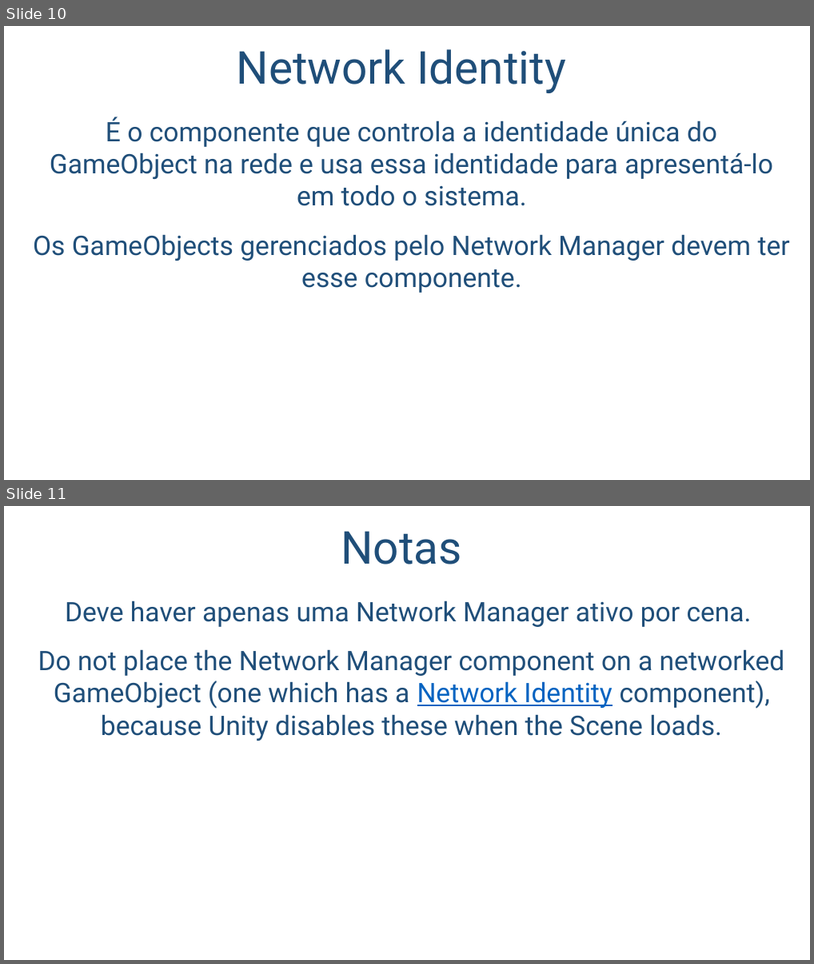
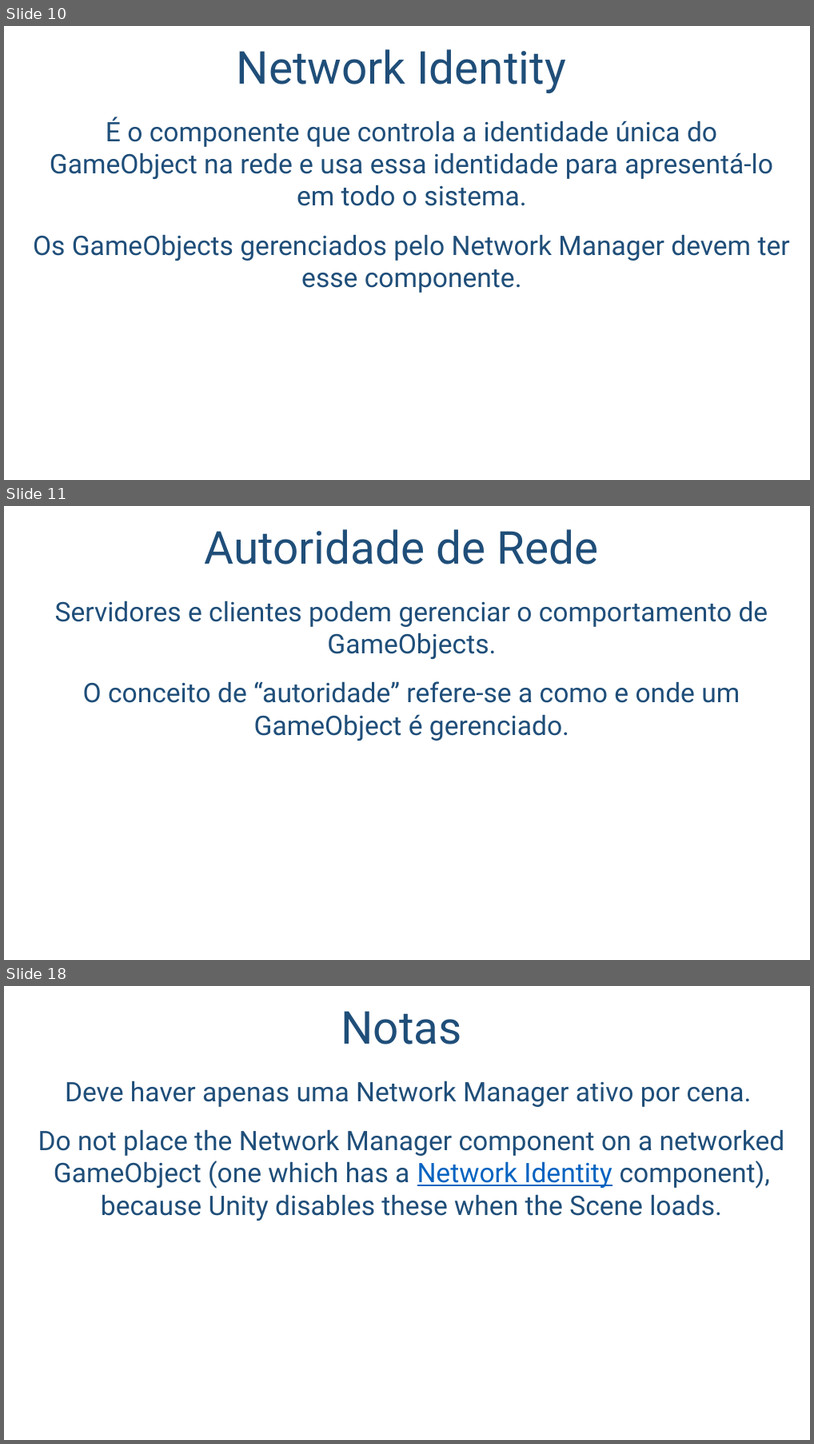
Before and after one commit to salmo-jr/public-slides, a slide deck: unity-multiplayer.pptx. Shown one above the other, each under a label of ours: slides 10 and 11 before the commit, slides 10, 11 and 18 after it; the slides between them are not shown. The pictures are 814x964 and 814x1444 pixels, drawn with LibreOffice and Linux fonts; fonts in the diff are those of the drawing; background and template pictures are left out. Boxes give left, top, right and bottom in pixels: in the first picture for what was removed or moved away, otherwise in the second. Text is boxed around its words. In the diff, an @@ line names an element or a change of style, - is before the commit and + after.

Commit message:
adição dos slides: - Autoridade de Rede; - Propriedades de Contexto de Rede; - Network Transform; - Método OnStartLocalPlayer; e - Atributo Command.

```diff
--- a/unity-multiplayer.pptx
+++ b/unity-multiplayer.pptx
@@ slide 11 added at (4, 506, 810, 960), background picture (left out) @@
@@ title added at (204, 529, 598, 564), 54 pt, text #1F4E79 @@
+Autoridade de Rede
@@ text added at (55, 600, 769, 740), 32 pt, text #1F4E79 @@
+Servidores e clientes podem gerenciar o comportamento de GameObjects.
+O conceito de “autoridade” refere-se a como e onde um GameObject é gerenciado.
@@ what was slide 11 is now slide 18 @@
```
Also in this commit, not shown: 2 slides changed, 6 other slides added.
